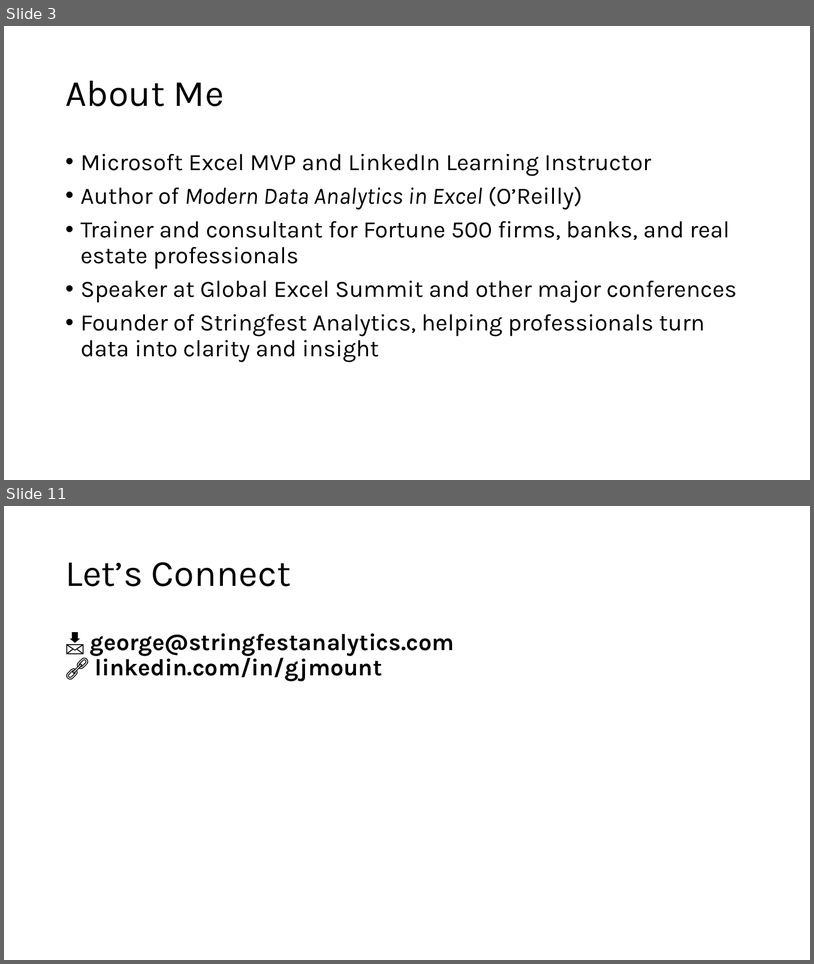
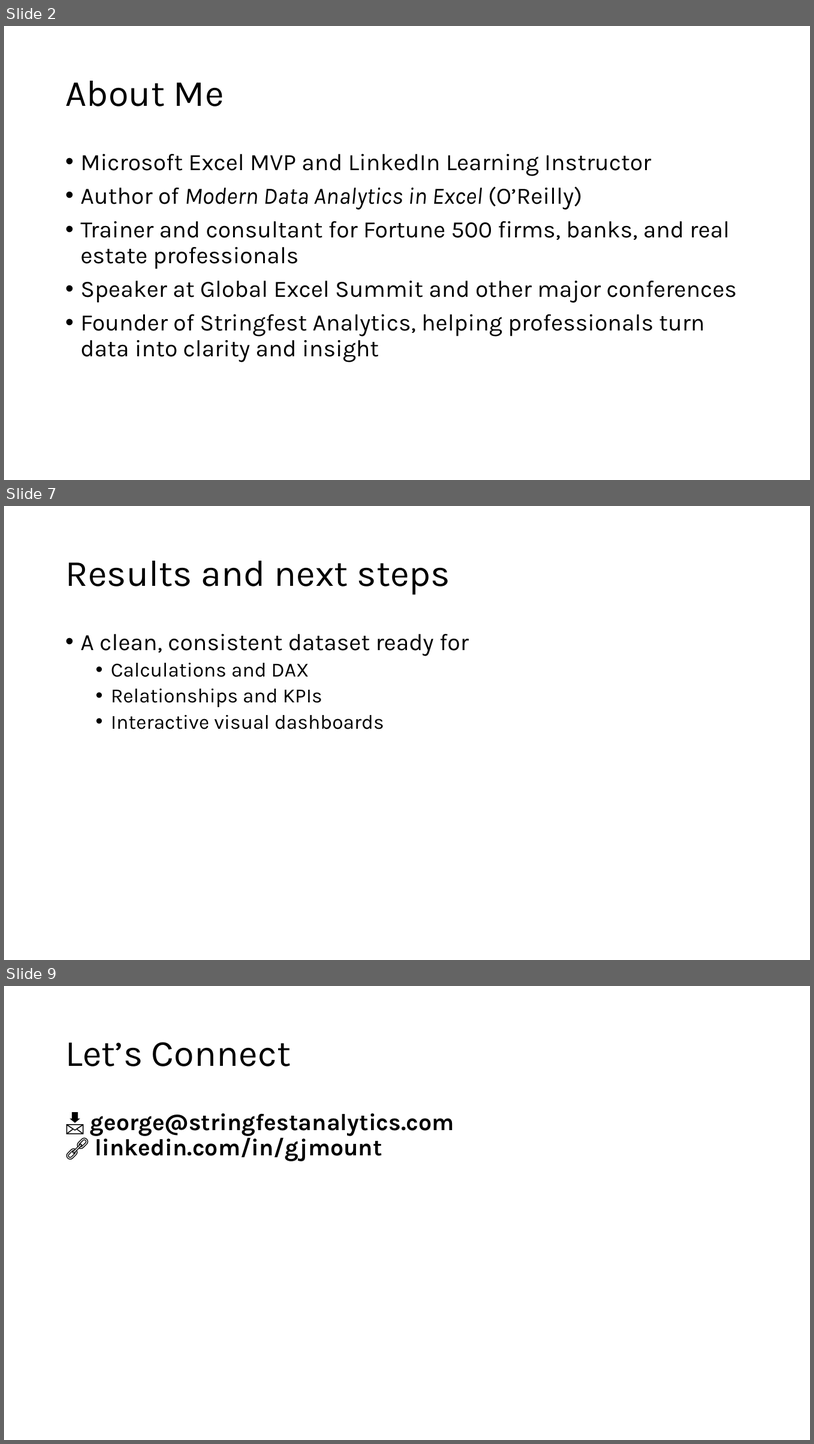
Before and after one commit to stringfestdata/bayfield-2026-webinar-1, a slide deck: bayfield-webinar-1-slides.pptx. Shown one above the other, each under a label of ours: slides 3 and 11 before the commit, slides 2, 7 and 9 after it; the slides between them are not shown. The pictures are 814x964 and 814x1444 pixels, drawn with LibreOffice and Linux fonts; fonts in the diff are those of the drawing. Boxes give left, top, right and bottom in pixels: in the first picture for what was removed or moved away, otherwise in the second. Text is boxed around its words. In the diff, an @@ line names an element or a change of style, - is before the commit and + after.

```diff
--- a/bayfield-webinar-1-slides.pptx
+++ b/bayfield-webinar-1-slides.pptx
@@ slide 7 added at (4,506,810,960), background #FFFFFF @@
@@ title added at (65,561,450,595), 44 pt, text #000000 @@
+Results and next steps
@@ text added at (81,634,469,729), 24 pt, text #000000 @@
+• A clean, consistent dataset ready for
+  • Calculations and DAX
+  • Relationships and KPIs
+  • Interactive visual dashboards
@@ what was slide 3 is now slide 2 @@
@@ what was slide 11 is now slide 9 @@
```
Also in this commit, not shown: 4 slides changed, 2 other slides added, 6 slides removed, 2 other files.
